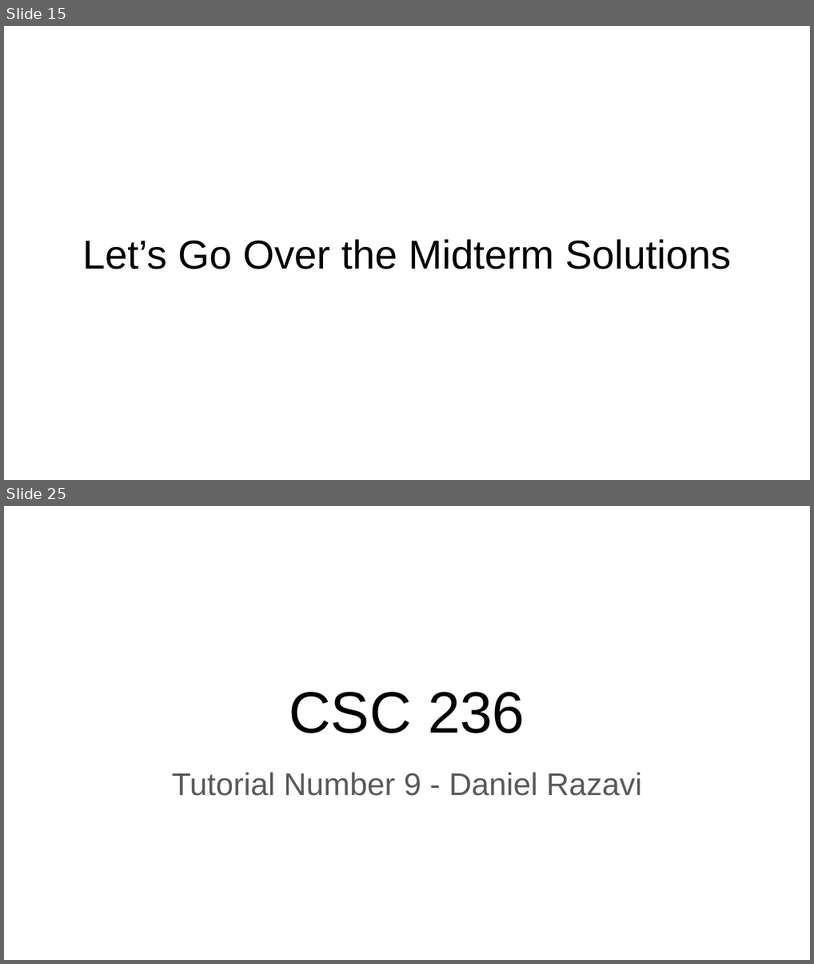
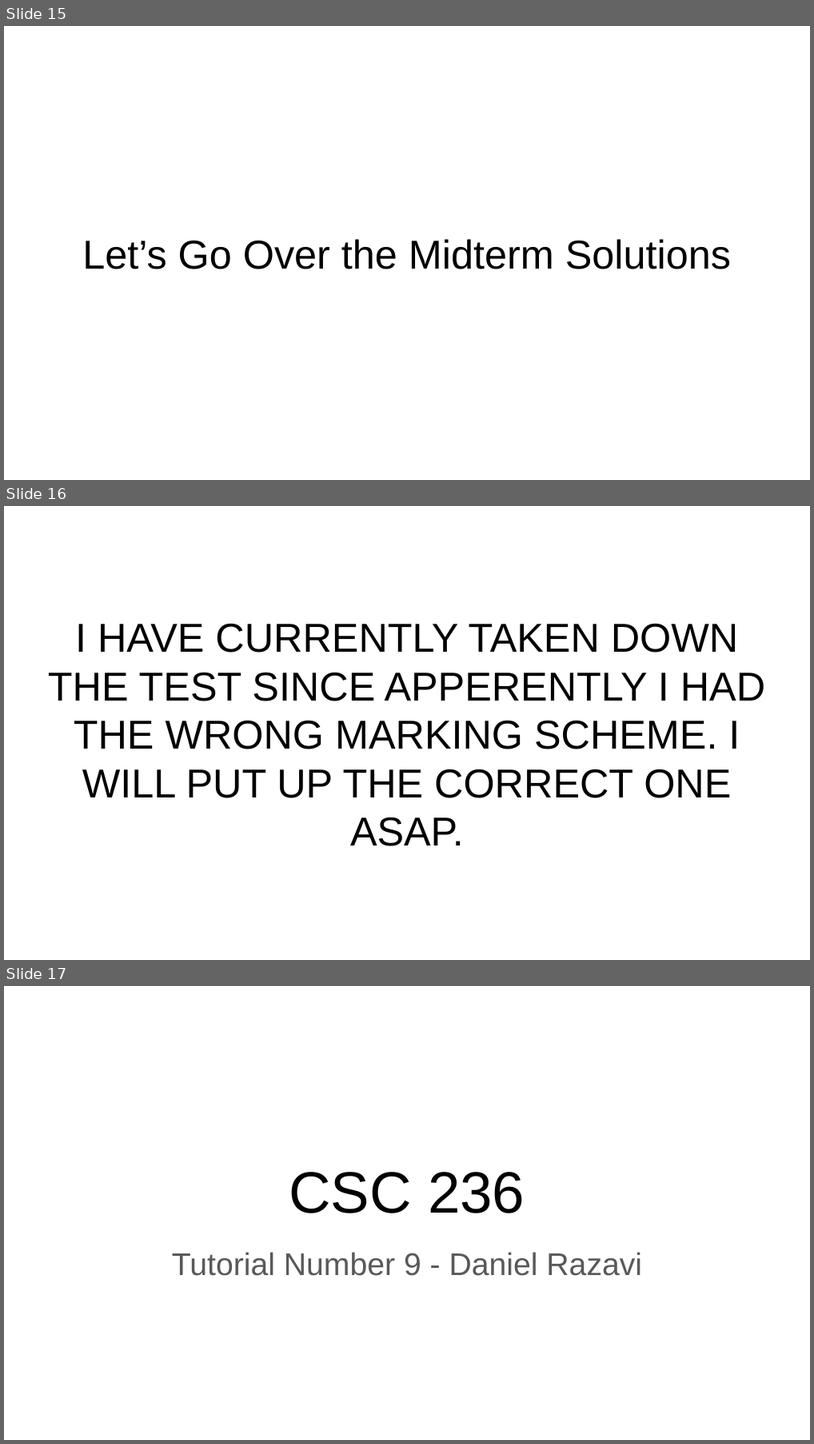
Before and after one commit to DanielRazavi/DanielRazavi.github.io, a slide deck: files/Tutorial-9/CSC236 Tutorial Slides.pptx. Shown one above the other, each under a label of ours: slides 15 and 25 before the commit, slides 15, 16 and 17 after it; the slides between them are not shown. The pictures are 814x964 and 814x1444 pixels, drawn with LibreOffice and Linux fonts; fonts in the diff are those of the drawing. Boxes give left, top, right and bottom in pixels: in the first picture for what was removed or moved away, otherwise in the second. Text is boxed around its words. In the diff, an @@ line names an element or a change of style, - is before the commit and + after.

```diff
--- a/files/Tutorial-9/CSC236 Tutorial Slides.pptx
+++ b/files/Tutorial-9/CSC236 Tutorial Slides.pptx
@@ slide 16 added at [4,506,810,960], background #FFFFFF @@
@@ title added at [48,623,766,846], 36 pt, text #000000 @@
+I HAVE CURRENTLY TAKEN DOWN THE TEST SINCE APPERENTLY I HAD THE WRONG MARKING SCHEME. I WILL PUT UP THE CORRECT ONE ASAP.
@@ what was slide 25 is now slide 17 @@
```
Also in this commit, not shown: 9 slides removed.
